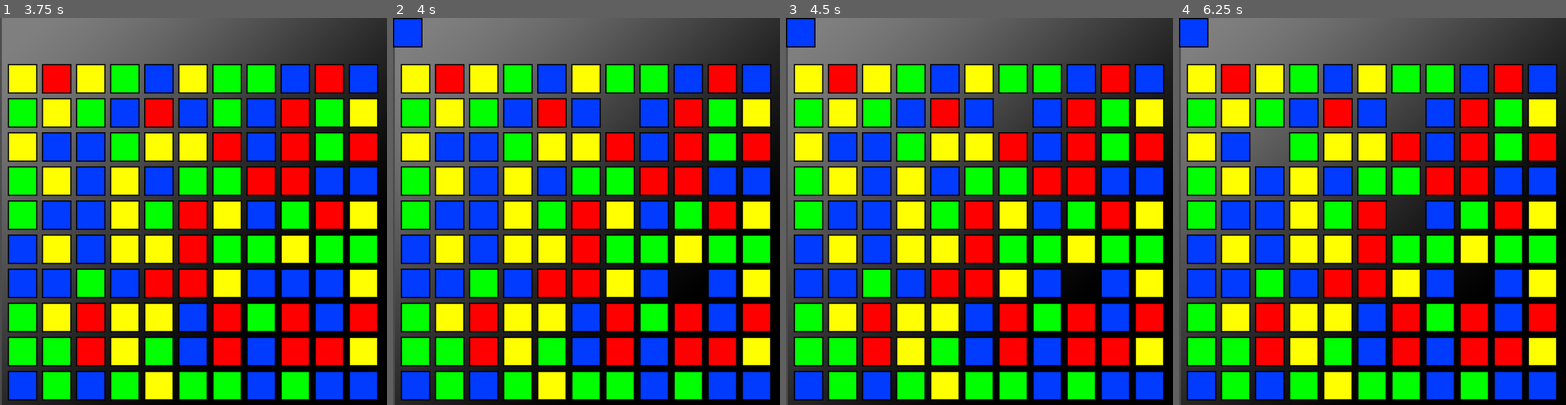
Above: before the commit, frames 1-4 (left to right).
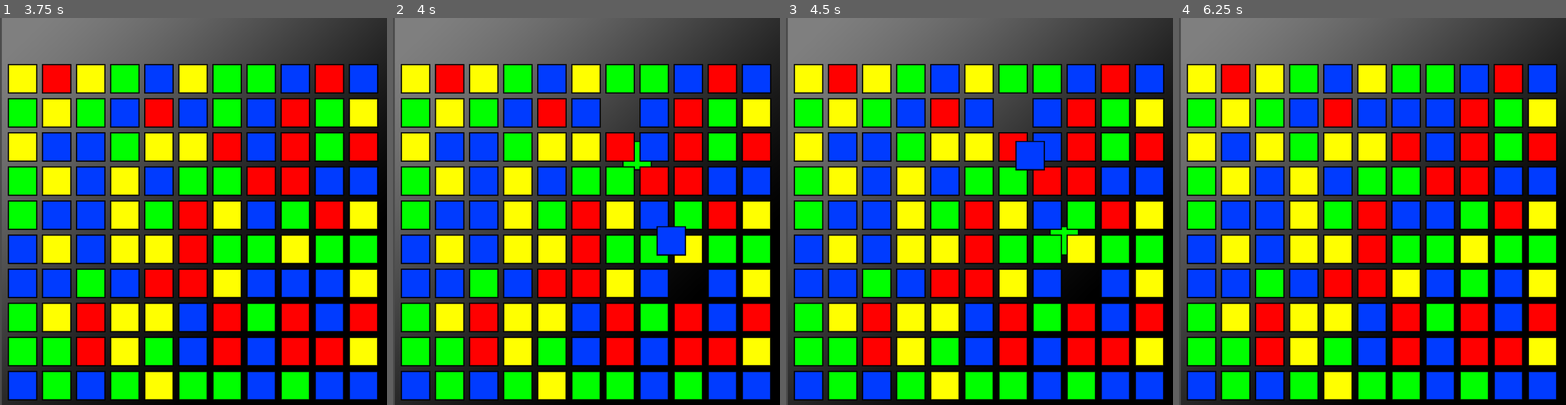
Above: after the commit, the same moments.

Repository: roycocup/bejewled
Game: Godot game, scene res://scenes/root.tscn
Two runs of this game, one before a commit and one after it. Both use one fixed random seed, a clock stepped at 60 frames per second and the inputs below.
Inputs (mouse positions are in pixels of both pictures, inside the frame that each line leads up to):
- Up to frame 1 (3.75 s): tap Enter at 0.5, 2, 3.5 s; move the mouse to (278, 192) at 0.52 s; click (278, 192) at 0.67 s; tap Space (ui_select) at 0.77, 1.25, 1.52, 2.75, 3.02 s; move the mouse to (116, 230) at 1.27 s; click (116, 230) at 1.42 s; move the mouse to (232, 126) at 2.02 s; click (232, 126) at 2.17 s; move the mouse to (174, 288) at 2.77 s; click (174, 288) at 2.92 s; move the mouse to (309, 269) at 3.52 s; click (309, 269) at 3.67 s
- Up to frame 2 (4 s): tap Space (ui_select) at 3.77 s
- Up to frame 3 (4.5 s): move the mouse to (863, 153) at 4.27 s; click (863, 153) at 4.42 s
- Up to frame 4 (6.25 s): tap Space (ui_select) at 4.52, 5, 6.02 s; move the mouse to (1391, 211) at 5.02 s; click (1391, 211) at 5.17 s; move the mouse to (1314, 114) at 5.77 s; click (1314, 114) at 5.92 s

Frame 1 is identical in both runs. In frame 2, 1.3% of the frame differs, in the area x 0-76%, y 0-62%; in frame 3, 1.2%; in frame 4, 2.8%, in the area x 0-80%, y 0-73%.
Error in both runs: Invalid get index 'position' (on base: 'InputEventKey'). (res://scripts/Piece.gd:24)

Commit message:
tween

Diff:
--- a/scenes/Piece.tscn
+++ b/scenes/Piece.tscn
@@ -11,3 +11,5 @@
 __meta__ = {
 "_edit_use_anchors_": false
 }
+
+[node name="Tween" type="Tween" parent="."]
--- a/scripts/Grid.gd
+++ b/scripts/Grid.gd
@@ -49,9 +49,23 @@
 			handle_two_touches()
 
 func handle_two_touches():
-	swap()
+	var pieces = get_pieces()
+	swap(pieces[0], pieces[1])
+	# logic
+	# if success then reassign pieces to grid
+	wait(3)
+	swap(pieces[0], pieces[1])
 	reset_touches()
-func swap():
+
+func wait(secs):
+	var t = Timer.new()
+	t.set_wait_time(secs)
+	t.set_one_shot(true)
+	self.add_child(t)
+	t.start()
+	yield(t, "timeout")
+	t.queue_free()
+func get_pieces():
 	var fc = str(first_touch).split('-')
 	var fcol = int(fc[0])
 	var frow = int(fc[1])
@@ -61,12 +75,15 @@
 	var scol = int(sc[0])
 	var srow = int(sc[1])
 	var second_piece = grid[scol][srow].piece
+	return [first_piece, second_piece]
 
-	first_piece.set_position(Vector2())
-	second_piece.set_position(Vector2())
+func swap(first_piece, second_piece):
+	var ftween = first_piece.get_node("Tween")
+	var stween = second_piece.get_node("Tween")
+	ftween.interpolate_property(
+		first_piece, "position", first_piece.position, second_piece.position, 1, Tween.TRANS_LINEAR, Tween.EASE_IN_OUT)
+	stween.interpolate_property(
+		second_piece, "position", second_piece.position, first_piece.position, 1, Tween.TRANS_LINEAR, Tween.EASE_IN_OUT)
 
-	# var tween = get_node("Tween")
-	# tween.interpolate_property($Node2D, "position",
-	# 		Vector2(), Vector2(100, 100), 1, Tween.TRANS_LINEAR, Tween.EASE_IN_OUT)
-	# tween.start()
-	pass
+	ftween.start()
+	stween.start()
